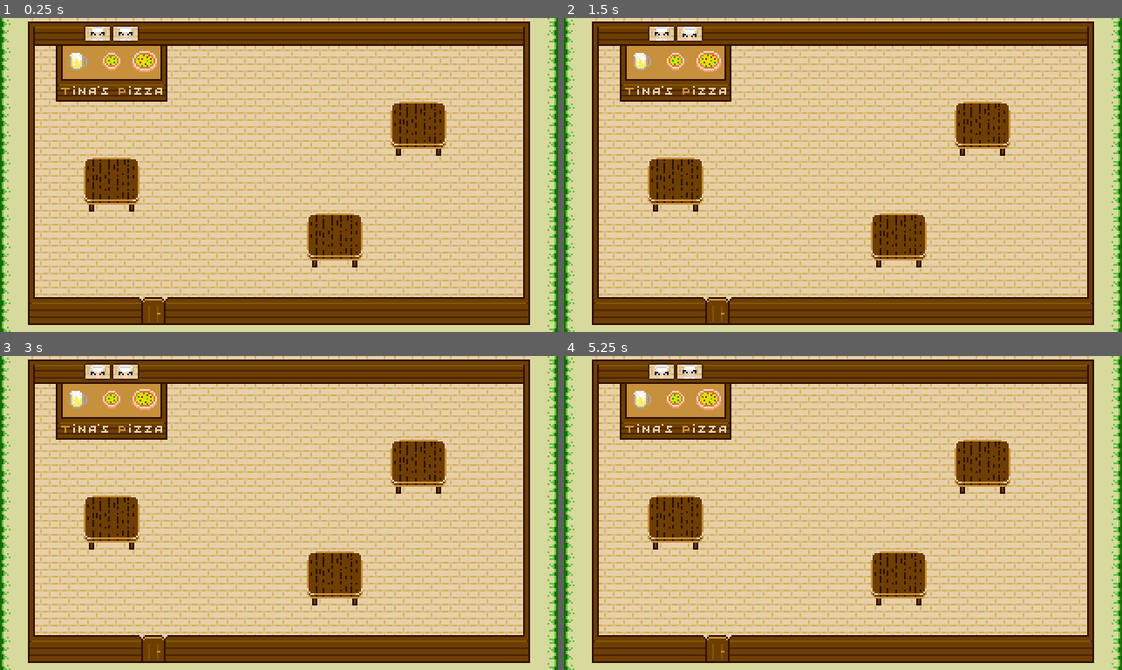
Above: before the commit, frames 1-4 (two rows, left to right).
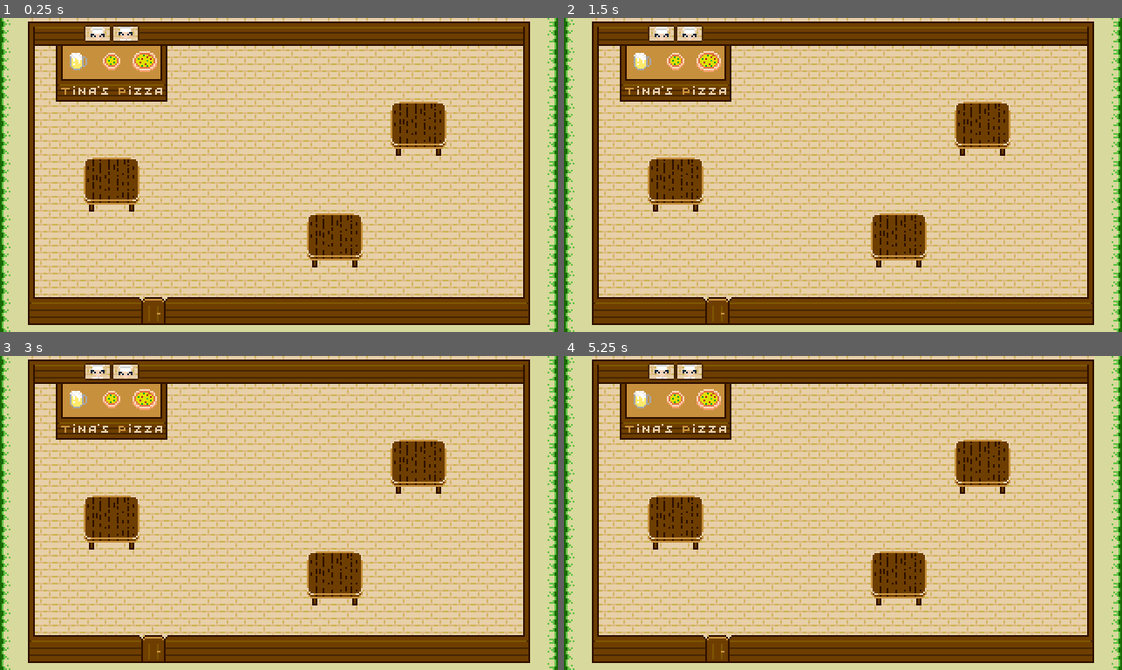
Above: after the commit, the same moments.

Repository: mikecodev/LowEffortJam18
Game: Godot game, scene res://levels/MainScene.tscn
Two runs of this game, one before a commit and one after it. Both use one fixed random seed, a clock stepped at 60 frames per second and the inputs below. This scene is started directly instead of the project's main scene.
Inputs:
- Up to frame 1 (0.25 s): no input
- Up to frame 2 (1.5 s): hold Right (ui_right) 0.53-1.28 s; hold Down (ui_down) from 1.28 s (still down)
- Up to frame 3 (3 s): release Down (ui_down) at 2.03 s; hold Right (ui_right) 2.03-2.78 s; hold Up (ui_up) from 2.78 s (still down)
- Up to frame 4 (5.25 s): release Up (ui_up) at 3.53 s; hold Left (ui_left) 3.53-5.03 s; hold Down (ui_down) from 5.03 s (still down)

The runs differ from the first frame. In frame 1, less than 0.1% of the frame differs, in the area x 16-19%, y 2-8%; in frame 2, less than 0.1%; in frame 3, less than 0.1%; in frame 4, less than 0.1%.

Commit message:
animated pizzas

Diff:
--- a/entities/Pizza.gd
+++ b/entities/Pizza.gd
@@ -19,7 +19,7 @@
 	Droped
 }
 
-var sprite: Sprite
+var sprite: AnimatedSprite
 export(TYPE) var type
 export(STATUS) var status
 
--- a/entities/Pizza.tscn
+++ b/entities/Pizza.tscn
@@ -12,39 +12,231 @@
 [sub_resource type="CircleShape2D" id=1]
 radius = 7.0
 
+[sub_resource type="AtlasTexture" id=2]
+atlas = ExtResource( 1 )
+region = Rect2( 0, 0, 10, 10 )
+
+[sub_resource type="AtlasTexture" id=3]
+atlas = ExtResource( 1 )
+region = Rect2( 10, 0, 10, 10 )
+
+[sub_resource type="AtlasTexture" id=4]
+atlas = ExtResource( 1 )
+region = Rect2( 20, 0, 10, 10 )
+
+[sub_resource type="AtlasTexture" id=5]
+atlas = ExtResource( 1 )
+region = Rect2( 30, 0, 10, 10 )
+
+[sub_resource type="AtlasTexture" id=6]
+atlas = ExtResource( 1 )
+region = Rect2( 40, 0, 10, 10 )
+
+[sub_resource type="SpriteFrames" id=7]
+animations = [ {
+"frames": [ SubResource( 2 ), SubResource( 3 ), SubResource( 4 ), SubResource( 5 ), SubResource( 6 ) ],
+"loop": true,
+"name": "default",
+"speed": 5.0
+} ]
+
+[sub_resource type="AtlasTexture" id=8]
+atlas = ExtResource( 3 )
+region = Rect2( 0, 0, 16, 16 )
+
+[sub_resource type="AtlasTexture" id=9]
+atlas = ExtResource( 3 )
+region = Rect2( 16, 0, 16, 16 )
+
+[sub_resource type="AtlasTexture" id=10]
+atlas = ExtResource( 3 )
+region = Rect2( 32, 0, 16, 16 )
+
+[sub_resource type="AtlasTexture" id=11]
+atlas = ExtResource( 3 )
+region = Rect2( 48, 0, 16, 16 )
+
+[sub_resource type="AtlasTexture" id=12]
+atlas = ExtResource( 3 )
+region = Rect2( 64, 0, 16, 16 )
+
+[sub_resource type="SpriteFrames" id=13]
+animations = [ {
+"frames": [ SubResource( 8 ), SubResource( 9 ), SubResource( 10 ), SubResource( 11 ), SubResource( 12 ) ],
+"loop": true,
+"name": "default",
+"speed": 5.0
+} ]
+
+[sub_resource type="AtlasTexture" id=14]
+atlas = ExtResource( 4 )
+region = Rect2( 0, 0, 10, 10 )
+
+[sub_resource type="AtlasTexture" id=15]
+atlas = ExtResource( 4 )
+region = Rect2( 10, 0, 10, 10 )
+
+[sub_resource type="AtlasTexture" id=16]
+atlas = ExtResource( 4 )
+region = Rect2( 20, 0, 10, 10 )
+
+[sub_resource type="AtlasTexture" id=17]
+atlas = ExtResource( 4 )
+region = Rect2( 30, 0, 10, 10 )
+
+[sub_resource type="AtlasTexture" id=18]
+atlas = ExtResource( 4 )
+region = Rect2( 40, 0, 10, 10 )
+
+[sub_resource type="SpriteFrames" id=19]
+animations = [ {
+"frames": [ SubResource( 14 ), SubResource( 15 ), SubResource( 16 ), SubResource( 17 ), SubResource( 18 ) ],
+"loop": true,
+"name": "default",
+"speed": 5.0
+} ]
+
+[sub_resource type="AtlasTexture" id=20]
+atlas = ExtResource( 6 )
+region = Rect2( 0, 0, 16, 16 )
+
+[sub_resource type="AtlasTexture" id=21]
+atlas = ExtResource( 6 )
+region = Rect2( 16, 0, 16, 16 )
+
+[sub_resource type="AtlasTexture" id=22]
+atlas = ExtResource( 6 )
+region = Rect2( 32, 0, 16, 16 )
+
+[sub_resource type="AtlasTexture" id=23]
+atlas = ExtResource( 6 )
+region = Rect2( 48, 0, 16, 16 )
+
+[sub_resource type="AtlasTexture" id=24]
+atlas = ExtResource( 6 )
+region = Rect2( 64, 0, 16, 16 )
+
+[sub_resource type="SpriteFrames" id=25]
+animations = [ {
+"frames": [ SubResource( 20 ), SubResource( 21 ), SubResource( 22 ), SubResource( 23 ), SubResource( 24 ) ],
+"loop": true,
+"name": "default",
+"speed": 5.0
+} ]
+
+[sub_resource type="AtlasTexture" id=26]
+atlas = ExtResource( 5 )
+region = Rect2( 0, 0, 10, 10 )
+
+[sub_resource type="AtlasTexture" id=27]
+atlas = ExtResource( 5 )
+region = Rect2( 10, 0, 10, 10 )
+
+[sub_resource type="AtlasTexture" id=28]
+atlas = ExtResource( 5 )
+region = Rect2( 20, 0, 10, 10 )
+
+[sub_resource type="AtlasTexture" id=29]
+atlas = ExtResource( 5 )
+region = Rect2( 30, 0, 10, 10 )
+
+[sub_resource type="AtlasTexture" id=30]
+atlas = ExtResource( 5 )
+region = Rect2( 40, 0, 10, 10 )
+
+[sub_resource type="SpriteFrames" id=31]
+animations = [ {
+"frames": [ SubResource( 26 ), SubResource( 27 ), SubResource( 28 ), SubResource( 29 ), SubResource( 30 ) ],
+"loop": true,
+"name": "default",
+"speed": 5.0
+} ]
+
+[sub_resource type="AtlasTexture" id=32]
+atlas = ExtResource( 2 )
+region = Rect2( 0, 0, 16, 16 )
+
+[sub_resource type="AtlasTexture" id=33]
+atlas = ExtResource( 2 )
+region = Rect2( 16, 0, 16, 16 )
+
+[sub_resource type="AtlasTexture" id=34]
+atlas = ExtResource( 2 )
+region = Rect2( 32, 0, 16, 16 )
+
+[sub_resource type="AtlasTexture" id=35]
+atlas = ExtResource( 2 )
+region = Rect2( 48, 0, 16, 16 )
+
+[sub_resource type="AtlasTexture" id=36]
+atlas = ExtResource( 2 )
+region = Rect2( 64, 0, 16, 16 )
+
+[sub_resource type="SpriteFrames" id=37]
+animations = [ {
+"frames": [ SubResource( 32 ), SubResource( 33 ), SubResource( 34 ), SubResource( 35 ), SubResource( 36 ) ],
+"loop": true,
+"name": "default",
+"speed": 5.0
+} ]
+
+[sub_resource type="AtlasTexture" id=38]
+atlas = ExtResource( 8 )
+region = Rect2( 0, 0, 12, 12 )
+
+[sub_resource type="AtlasTexture" id=39]
+atlas = ExtResource( 8 )
+region = Rect2( 12, 0, 12, 12 )
+
+[sub_resource type="AtlasTexture" id=40]
+atlas = ExtResource( 8 )
+region = Rect2( 24, 0, 12, 12 )
+
+[sub_resource type="AtlasTexture" id=41]
+atlas = ExtResource( 8 )
+region = Rect2( 36, 0, 12, 12 )
+
+[sub_resource type="SpriteFrames" id=42]
+animations = [ {
+"frames": [ SubResource( 38 ), SubResource( 39 ), SubResource( 40 ), SubResource( 41 ) ],
+"loop": true,
+"name": "default",
+"speed": 5.0
+} ]
+
 [node name="Pizza" type="Area2D"]
 script = ExtResource( 7 )
 
 [node name="Collider" type="CollisionShape2D" parent="."]
 shape = SubResource( 1 )
 
-[node name="PSmall" type="Sprite" parent="."]
-visible = false
-texture = ExtResource( 1 )
-
-[node name="PLarge" type="Sprite" parent="."]
-visible = false
-texture = ExtResource( 3 )
-
-[node name="MSmall" type="Sprite" parent="."]
-visible = false
-texture = ExtResource( 4 )
-
-[node name="MLarge" type="Sprite" parent="."]
-visible = false
-texture = ExtResource( 6 )
-
-[node name="VSmall" type="Sprite" parent="."]
-visible = false
-texture = ExtResource( 5 )
-
-[node name="VLarge" type="Sprite" parent="."]
-visible = false
-texture = ExtResource( 2 )
-
-[node name="Beer" type="Sprite" parent="."]
-visible = false
-texture = ExtResource( 8 )
+[node name="PSmall" type="AnimatedSprite" parent="."]
+visible = false
+frames = SubResource( 7 )
+
+[node name="PLarge" type="AnimatedSprite" parent="."]
+visible = false
+frames = SubResource( 13 )
+
+[node name="MSmall" type="AnimatedSprite" parent="."]
+visible = false
+frames = SubResource( 19 )
+
+[node name="MLarge" type="AnimatedSprite" parent="."]
+visible = false
+frames = SubResource( 25 )
+
+[node name="VSmall" type="AnimatedSprite" parent="."]
+visible = false
+frames = SubResource( 31 )
+
+[node name="VLarge" type="AnimatedSprite" parent="."]
+visible = false
+frames = SubResource( 37 )
+
+[node name="Beer" type="AnimatedSprite" parent="."]
+visible = false
+frames = SubResource( 42 )
 
 [node name="Timer" type="Timer" parent="."]
 wait_time = 10.0
--- a/levels/MainScene.tscn
+++ b/levels/MainScene.tscn
@@ -610,5 +610,4 @@
 position = Vector2( 56, 12 )
 z_index = 9
 frames = SubResource( 36 )
-frame = 1
 playing = true
Not shown: 1 places in entities/Pizza.tscn that only renumber resources
Binary file changed: sprites/beer.aseprite
Binary file changed: sprites/beer.png
Binary file changed: sprites/mixed_pizza_big.aseprite
Binary file changed: sprites/mixed_pizza_big.png
Binary file changed: sprites/mixed_pizza_small.aseprite
Binary file changed: sprites/mixed_pizza_small.png
Binary file changed: sprites/pepperoni_pizza_big.aseprite
Binary file changed: sprites/pepperoni_pizza_big.png
Binary file changed: sprites/pepperoni_pizza_small.aseprite
Binary file changed: sprites/pepperoni_pizza_small.png
Binary file changed: sprites/veggie_pizza_big.aseprite
(and 3 more such lines)
